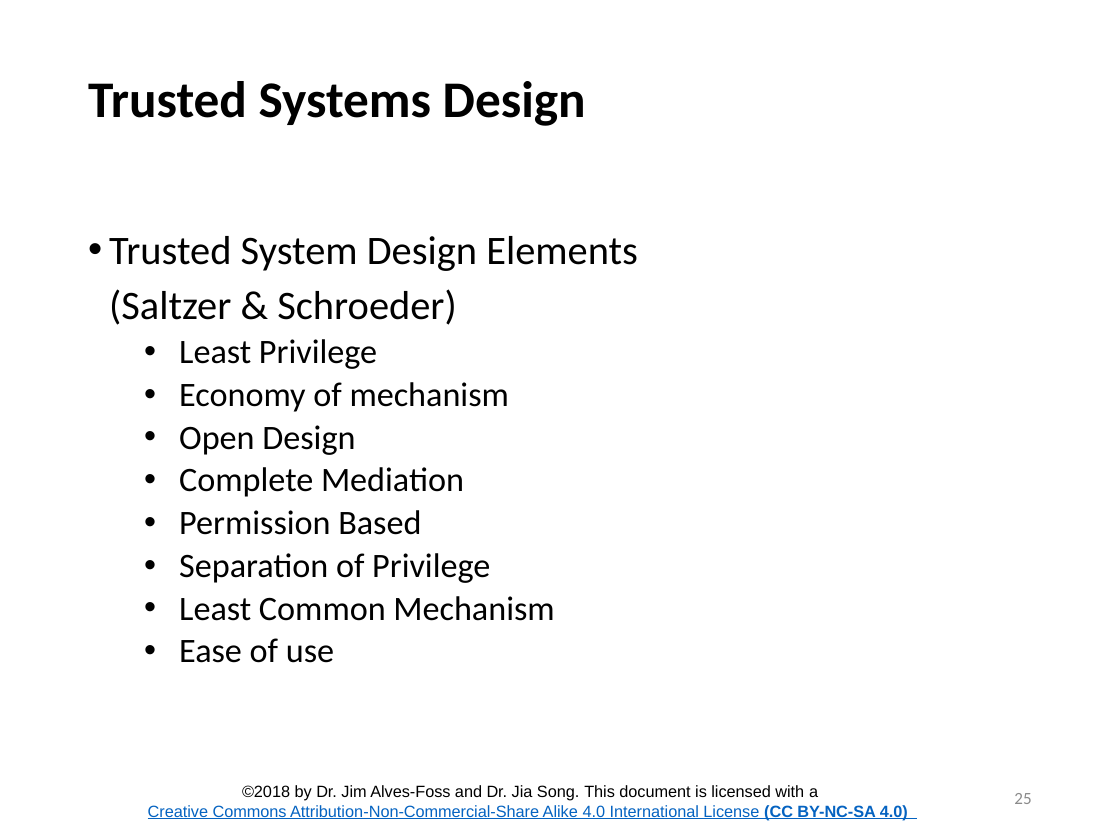
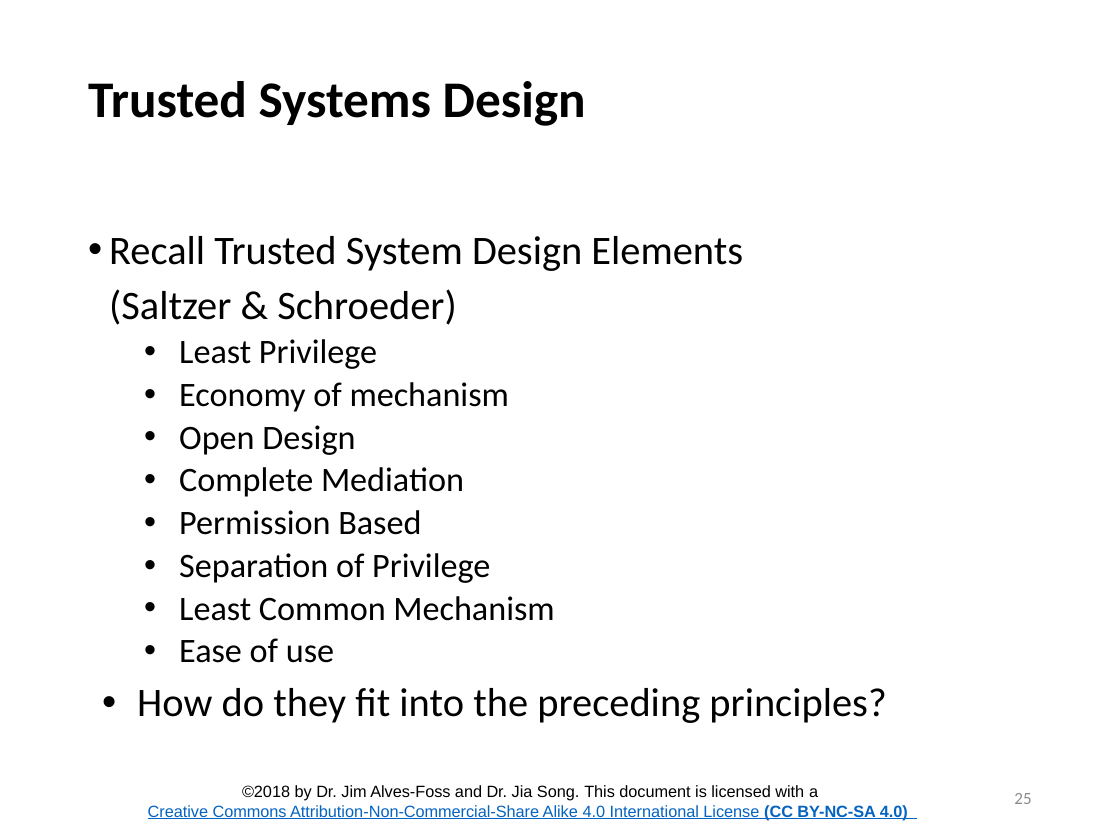
Before and after one commit to CenterForSecureAndDependableSystems/Teaching-Materials, a slide deck: slide 25 of Network-Security/Module_2 Cryptography/Lesson_4_PrudentEngineering.pptx. Drawn at 1120x840 pixels with LibreOffice and Linux fonts; fonts in the diff are those of the drawing; background and template pictures are left out. Boxes give left, top, right and bottom in pixels: in the first picture for what was removed or moved away, otherwise in the second. Text is boxed around its words. In the diff, an @@ line names an element or a change of style, - is before the commit and + after.

```diff
--- a/Network-Security/Module_2 Cryptography/Lesson_4_PrudentEngineering.pptx
+++ b/Network-Security/Module_2 Cryptography/Lesson_4_PrudentEngineering.pptx
@@ text at <box>109,236,743,271</box>: text changed @@
-• Trusted System Design Elements
+• Recall Trusted System Design Elements
@@ text at <box>137,688,886,723</box>: paragraph added @@
+• How do they fit into the preceding principles?
```
Also in this commit, not shown: 2 other slides changed, 4 other files.
